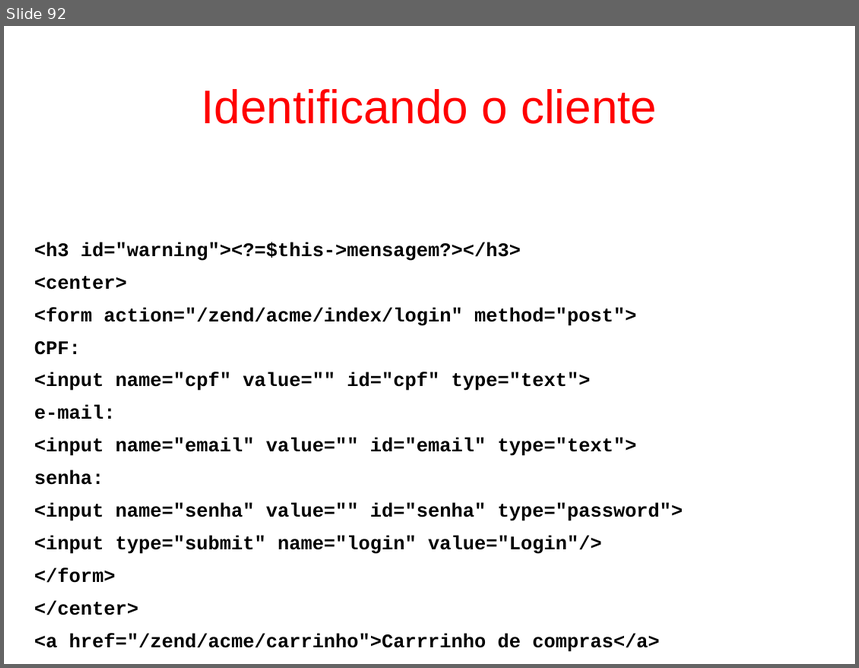
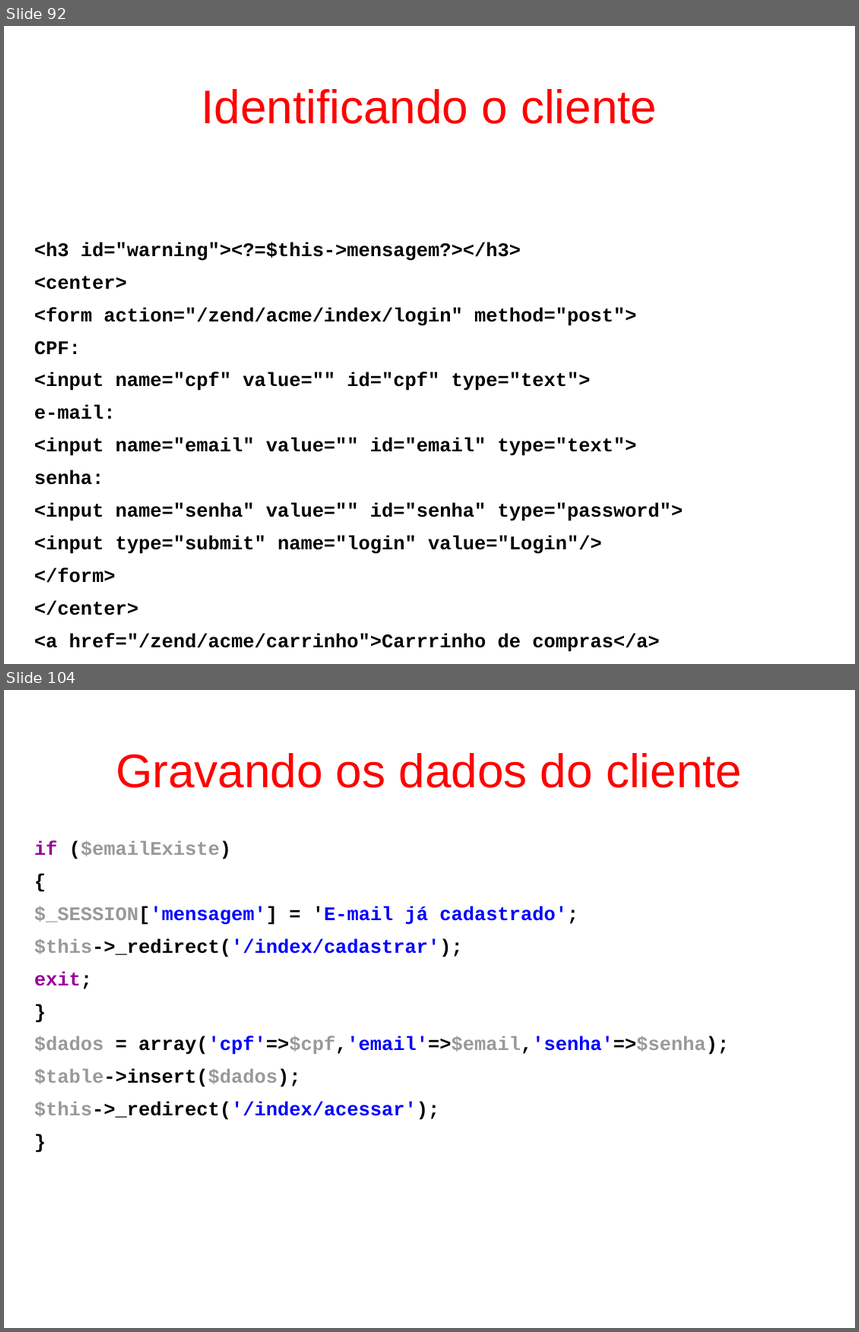
Before and after one commit to fgsl/lojasacme, a slide deck: docs/tutorial.odp. Shown one above the other, each under a label of ours: slide 92 before the commit, slides 92 and 104 after it; the slides between them are not shown. The pictures are 859x668 and 859x1332 pixels, drawn with LibreOffice and Linux fonts; fonts in the diff are those of the drawing. Boxes give left, top, right and bottom in pixels: in the first picture for what was removed or moved away, otherwise in the second. Text is boxed around its words. In the diff, an @@ line names an element or a change of style, - is before the commit and + after.

```diff
--- a/docs/tutorial.odp
+++ b/docs/tutorial.odp
@@ slide 104 added at <box>4,690,855,1328</box>, background #FFFFFF @@
@@ title added at <box>116,753,742,788</box>, 44 pt, text #FF0000 @@
+Gravando os dados do cliente
@@ text added at <box>34,840,729,1120</box>, 18 pt, text #0000FF, bold @@
+if ($emailExiste)
+{
+$_SESSION['mensagem'] = 'E-mail já cadastrado';
+$this->_redirect('/index/cadastrar');
+exit;
+}
+$dados = array('cpf'=>$cpf,'email'=>$email,'senha'=>$senha);
+$table->insert($dados);
+$this->_redirect('/index/acessar');
+}
```
Also in this commit, not shown: 6 slides changed, 15 other slides added, 1 other file.
